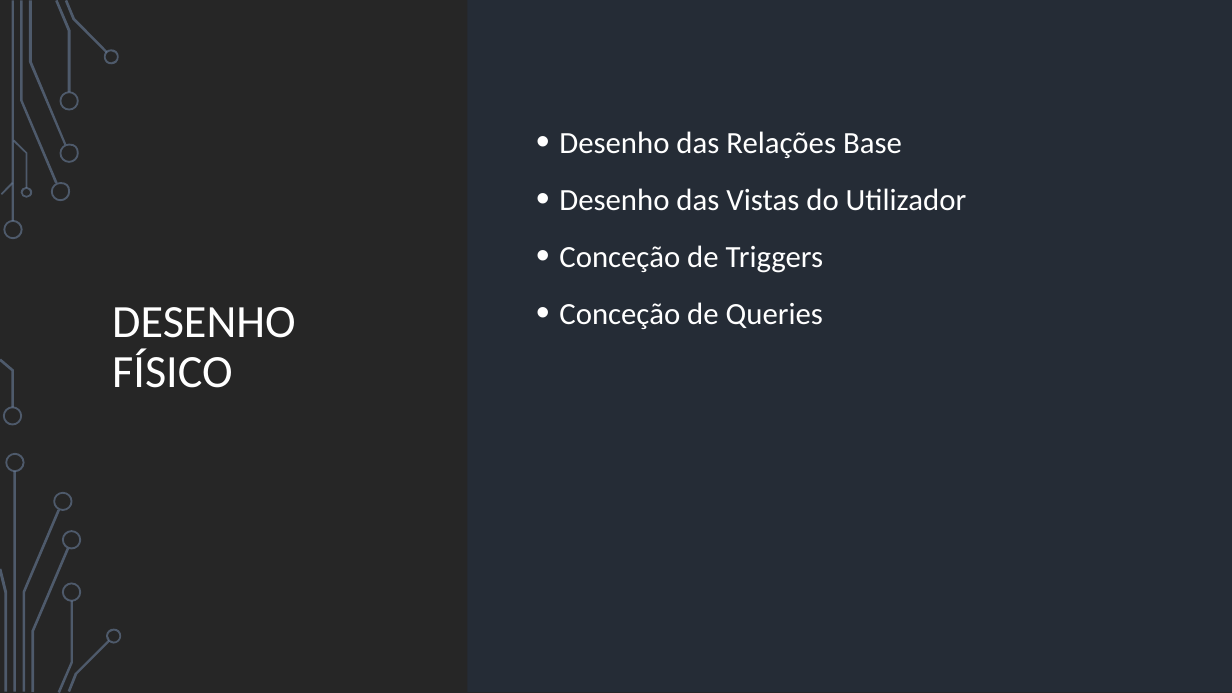
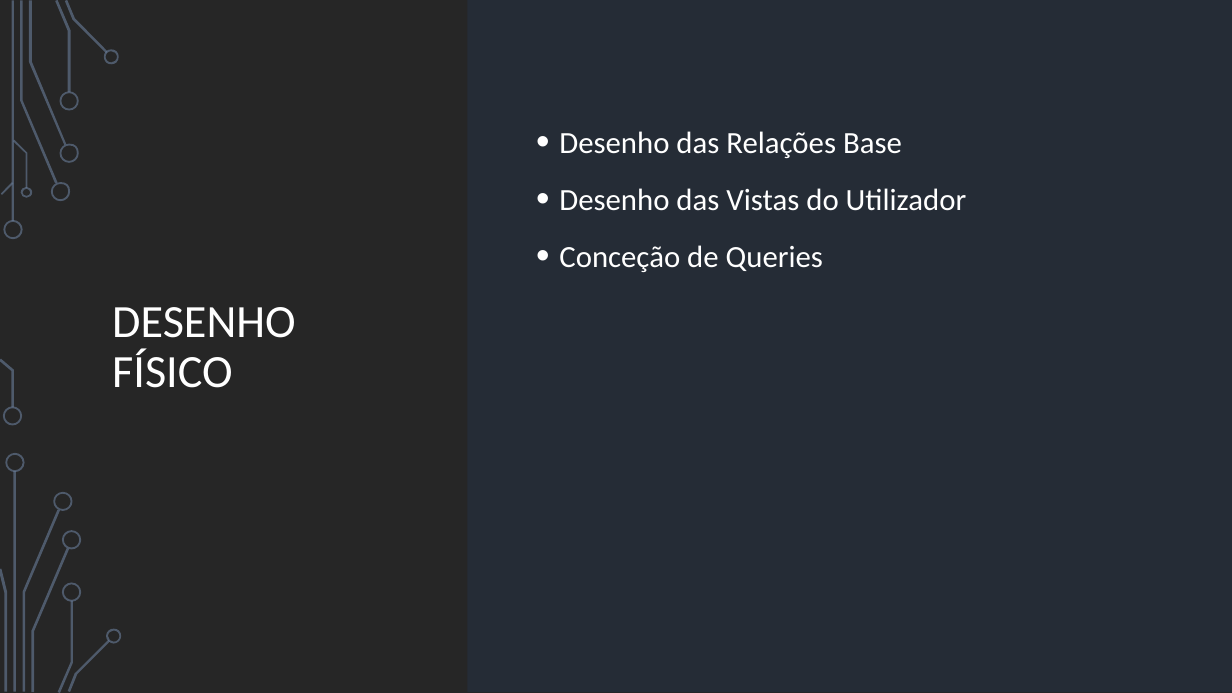
Before and after one commit to Vmvs007/EVITAR, a slide deck: slide 14 of Engenharia de Software/2Milestone.pptx. Drawn at 1232x693 pixels with LibreOffice and Linux fonts; fonts in the diff are those of the drawing; background and template pictures are left out. Boxes give left, top, right and bottom in pixels: in the first picture for what was removed or moved away, otherwise in the second. Text is boxed around its words. In the diff, an @@ line names an element or a change of style, - is before the commit and + after.

Commit message:
Apresentação V. Final

```diff
--- a/Engenharia de Software/2Milestone.pptx
+++ b/Engenharia de Software/2Milestone.pptx
@@ text at (x1=559, y1=245, x2=824, y2=273): paragraph removed @@
-• Conceção de Triggers
```
Also in this commit, not shown: 1 other file.
